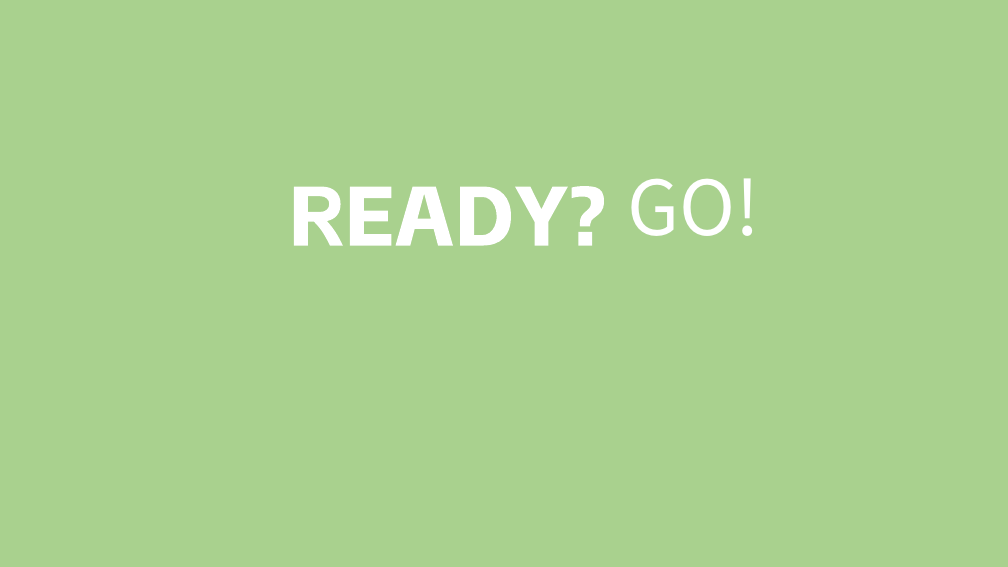
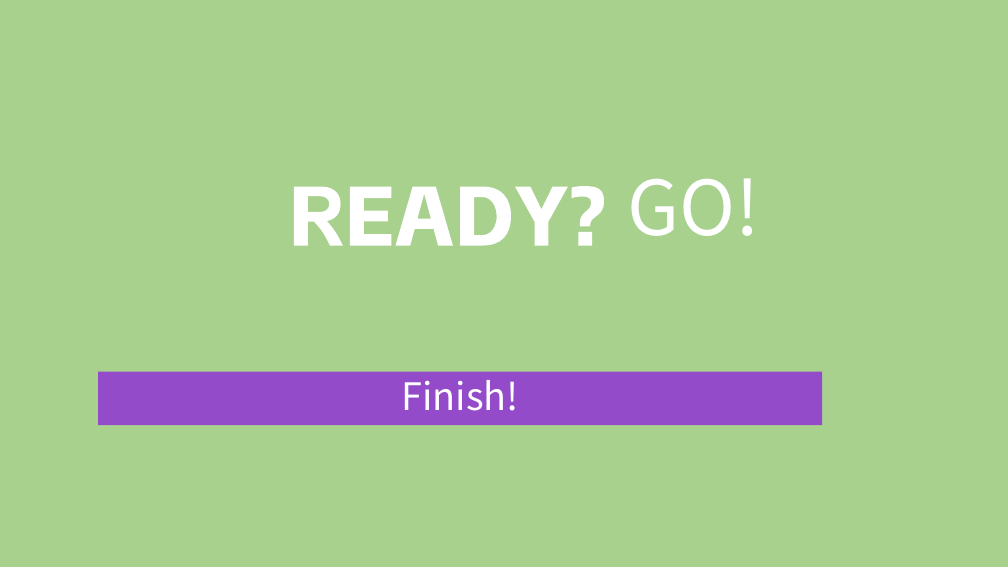
Before and after one commit to Hamster5295/HSplatoon, a slide deck: slide 2 of Texture/Texture.pptx. Drawn at 1008x567 pixels with LibreOffice and Linux fonts; fonts in the diff are those of the drawing. Boxes give left, top, right and bottom in pixels: in the first picture for what was removed or moved away, otherwise in the second. Text is boxed around its words. In the diff, an @@ line names an element or a change of style, - is before the commit and + after.

```diff
--- a/Texture/Texture.pptx
+++ b/Texture/Texture.pptx
@@ rectangle added at (98, 372, 823, 426), fill #934BC9 @@
@@ text added at (401, 380, 519, 411), 36 pt, text #FFFFFF @@
+Finish!
```
Also in this commit, not shown: 22 other files.
